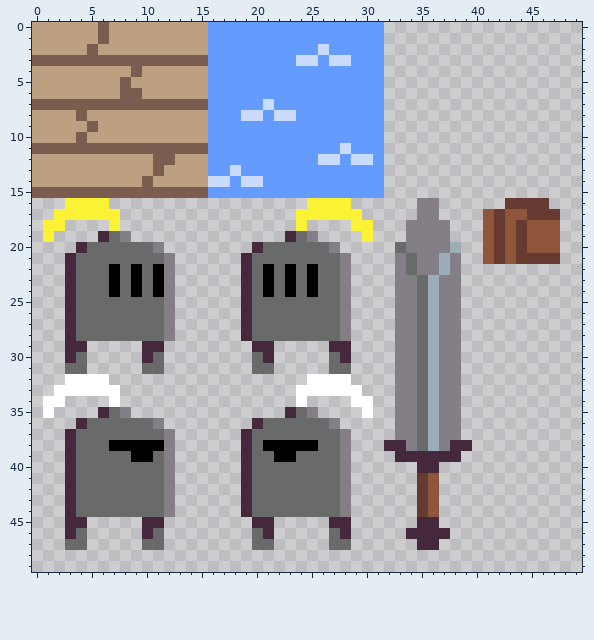
Pixel-art file: assets/images.aseprite. The picture above is the old version.
64x64 pixels, 1 frame. Shown: x 0..49, y 0..49.
And afterwards:
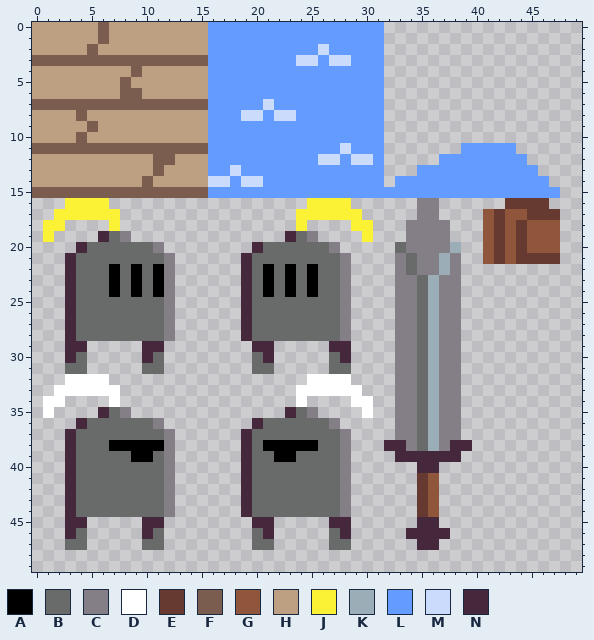
Palette (. is transparent): A #000000  B #696a6a  C #847e87  D #ffffff  E #663931  F #7b5d4f  G #8f563b  H #bda082  J #fbf236  K #9badb7  L #639bff  M #cbdbfc  N #45283c
Difference:
The author put colour L in row 11 at x 39 to 43; in row 12 at x 37 to 44; in row 13 at x 35 to 45; in row 14 at x 33 to 46; in row 15 at x 32 to 47.
